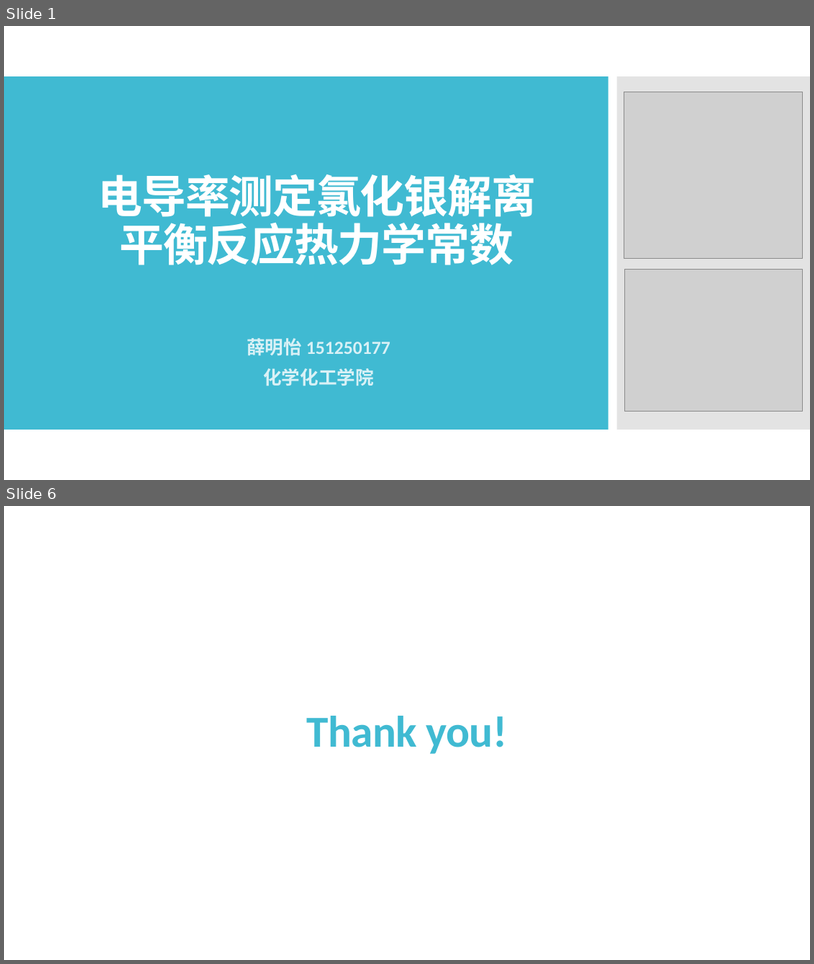
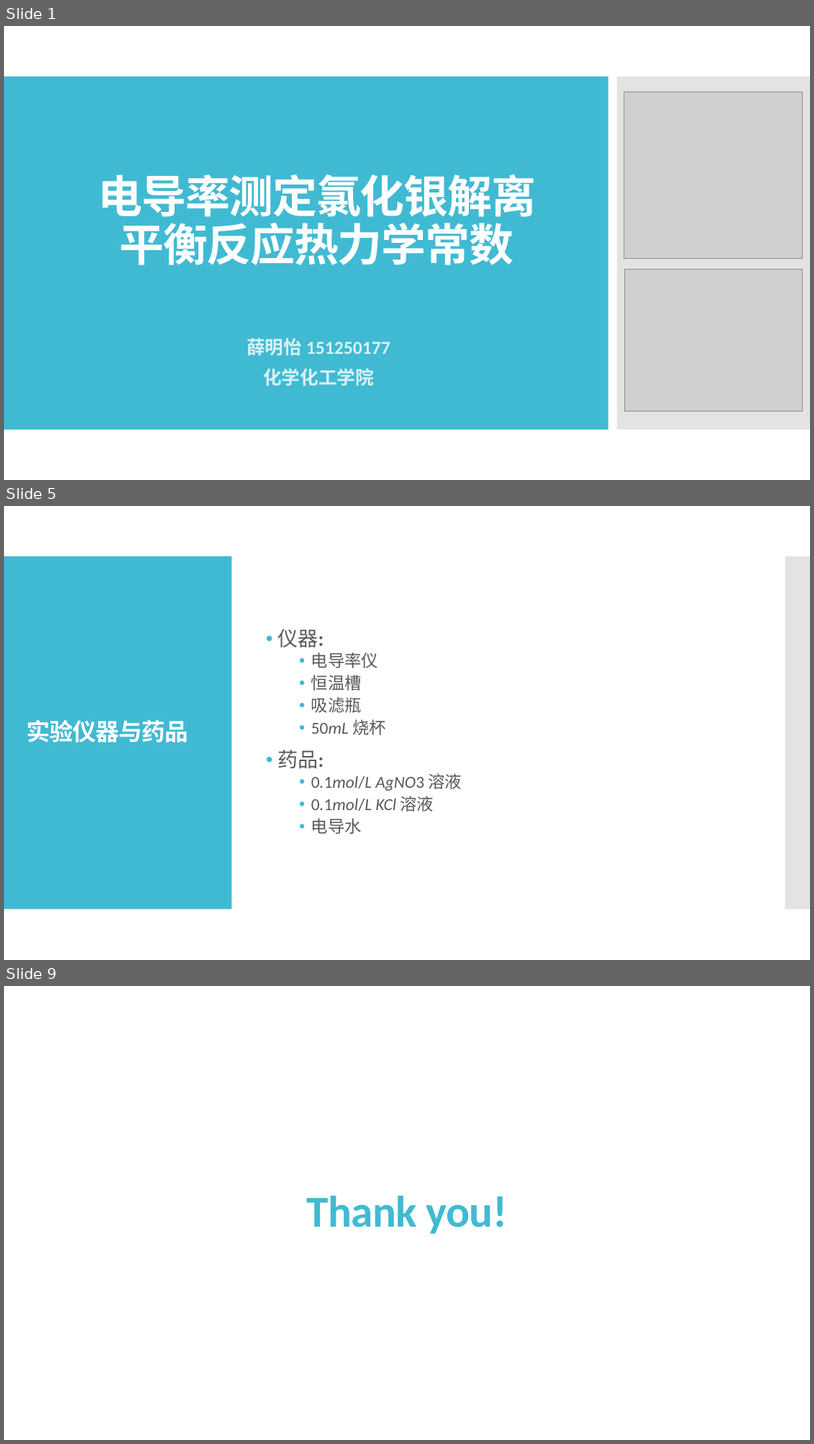
Before and after one commit to Mrqeoqqt/physical-chemistry-experiment-reports, a slide deck: Extend_exp_electronic_conductivity/拓展实验pre.pptx. Shown one above the other, each under a label of ours: slides 1 and 6 before the commit, slides 1, 5 and 9 after it; the slides between them are not shown. The pictures are 814x964 and 814x1444 pixels, drawn with LibreOffice and Linux fonts; fonts in the diff are those of the drawing; grey boxes stand for pictures. Boxes give left, top, right and bottom in pixels: in the first picture for what was removed or moved away, otherwise in the second. Text is boxed around its words. In the diff, an @@ line names an element or a change of style, - is before the commit and + after.

```diff
--- a/Extend_exp_electronic_conductivity/拓展实验pre.pptx
+++ b/Extend_exp_electronic_conductivity/拓展实验pre.pptx
@@ slide 5 added at <box>4,506,810,960</box>, background #FFFFFF @@
@@ rectangle added at <box>4,556,232,909</box>, fill #40BAD2 @@
@@ rectangle added at <box>786,556,810,909</box>, fill #C8C8C8 at 50% opacity @@
@@ text added at <box>278,629,462,834</box>, 20 pt, text #595959 @@
+• 仪器:
+  • 电导率仪
+  • 恒温槽
+  • 吸滤瓶
+  • 50mL 烧杯
+• 药品:
+  • 0.1mol/L AgNO3 溶液
+  • 0.1mol/L KCl 溶液
+  • 电导水
@@ title added at <box>27,720,188,742</box>, 28 pt, text #FFFFFF, bold @@
+实验仪器与药品
@@ what was slide 6 is now slide 9 @@
```
Also in this commit, not shown: 4 slides changed, 2 other slides added, 1 other file.
